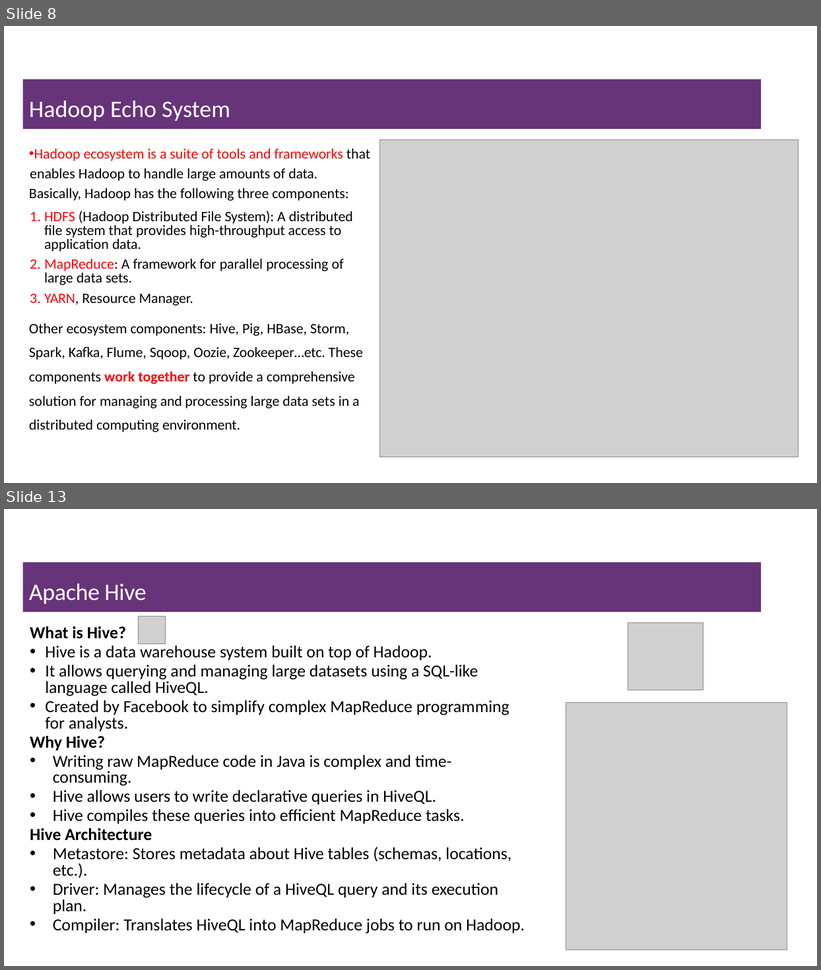
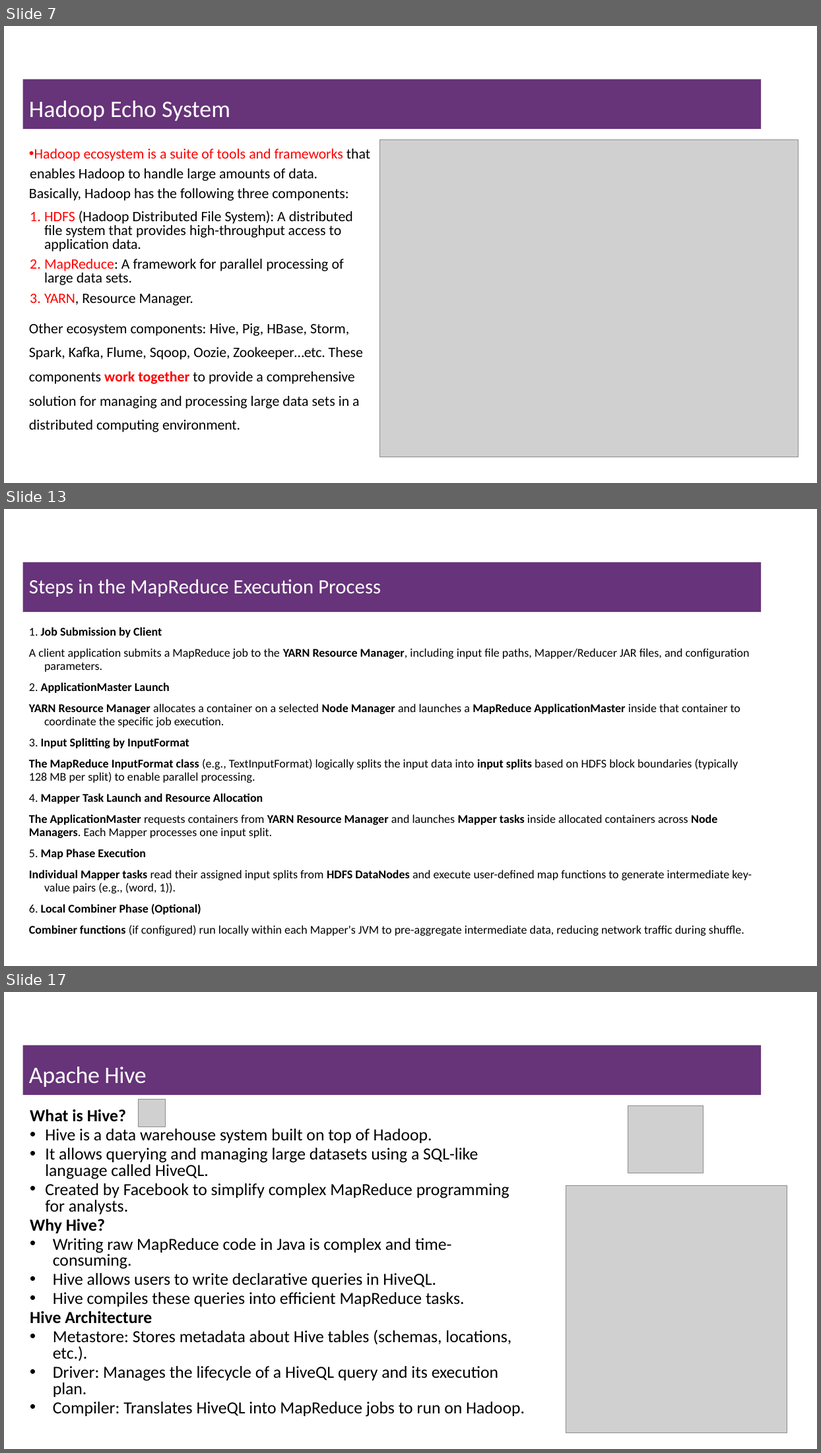
Before and after one commit to msfasha/307401-Big-Data, a slide deck: 20243/section_2_introduction_to_hadoop_eco_system/2-Introduction to Hadoop Eco System.pptx. Shown one above the other, each under a label of ours: slides 8 and 13 before the commit, slides 7, 13 and 17 after it; the slides between them are not shown. The pictures are 821x970 and 821x1453 pixels, drawn with LibreOffice and Linux fonts; fonts in the diff are those of the drawing; grey boxes stand for pictures; background and template pictures are left out. Boxes give left, top, right and bottom in pixels: in the first picture for what was removed or moved away, otherwise in the second. Text is boxed around its words. In the diff, an @@ line names an element or a change of style, - is before the commit and + after.

```diff
--- a/20243/section_2_introduction_to_hadoop_eco_system/2-Introduction to Hadoop Eco System.pptx
+++ b/20243/section_2_introduction_to_hadoop_eco_system/2-Introduction to Hadoop Eco System.pptx
@@ slide 13 added at [4, 509, 817, 966], background #FFFFFF @@
@@ title added at [23, 562, 762, 612], fill #67337A, 24 pt, text #FFFFFF @@
+Steps in the MapReduce Execution Process
@@ text added at [29, 627, 752, 936], 14 pt, text #000000 @@
+1. Job Submission by Client
+A client application submits a MapReduce job to the YARN Resource Manager, including input file paths, Mapper/Reducer JAR files, and configuration parameters.
+2. ApplicationMaster Launch
+YARN Resource Manager allocates a container on a selected Node Manager and launches a MapReduce ApplicationMaster inside that container to coordinate the specific job execution.
+3. Input Splitting by InputFormat
+The MapReduce InputFormat class (e.g., TextInputFormat) logically splits the input data into input splits based on HDFS block boundaries (typically 128 MB per split) to enable parallel processing.
+4. Mapper Task Launch and Resource Allocation
+The ApplicationMaster requests containers from YARN Resource Manager and launches Mapper tasks inside allocated containers across Node Managers. Each Mapper processes one input split.
+5. Map Phase Execution
+Individual Mapper tasks read their assigned input splits from HDFS DataNodes and execute user-defined map functions to generate intermediate key-value pairs (e.g., (word, 1)).
+6. Local Combiner Phase (Optional)
+Combiner functions (if configured) run locally within each Mapper's JVM to pre-aggregate intermediate data, reducing network traffic during shuffle.
@@ what was slide 8 is now slide 7 @@
@@ what was slide 13 is now slide 17 @@
```
Also in this commit, not shown: 5 slides changed, 4 other slides added, 3 slides removed, 2 other files.
